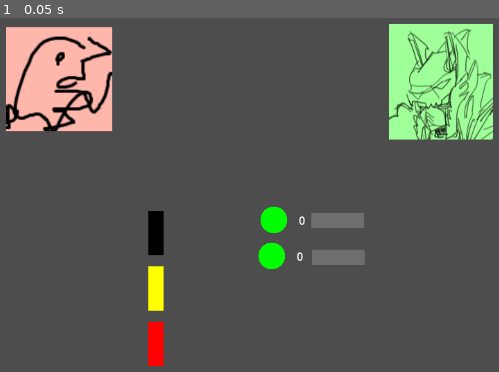
Above: before the commit, frame 1.
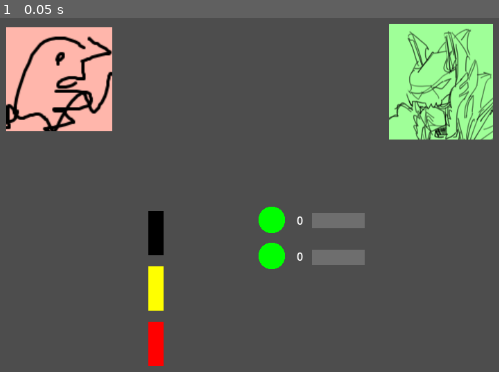
Above: after the commit, the same moment.

Repository: Wrygondryn/Megazord_BIGMODE2025
Game: Godot game, scene res://scenes/game.tscn
Same seed, same stepped clock (60 frames per second), same inputs: the game is played once before the commit and once after it.
Inputs:
- Up to frame 1 (0.05 s): no input

The runs differ from the first frame. In frame 1, 0.1% of the frame differs, in the area x 51-74%, y 53-61%.

Commit message:
Jack Removal
Jacks are now removed when released over the dispensers they came from.

Diff:
--- a/scenes/game.tscn
+++ b/scenes/game.tscn
@@ -31,7 +31,7 @@
 [node name="Sockets" type="Node2D" parent="Dashboard"]
 
 [node name="Socket" parent="Dashboard/Sockets" node_paths=PackedStringArray("module") instance=ExtResource("3_y3a8c")]
-position = Vector2(38, 41)
+position = Vector2(35, 41)
 module = NodePath("../../ChargableModules/ChargableModule")
 
 [node name="Socket2" parent="Dashboard/Sockets" node_paths=PackedStringArray("module") instance=ExtResource("3_y3a8c")]
@@ -43,7 +43,7 @@
 [node name="ChargableModules" type="Node2D" parent="Dashboard"]
 
 [node name="ChargableModule" parent="Dashboard/ChargableModules" instance=ExtResource("5_llxl5")]
-position = Vector2(130, 42)
+position = Vector2(131, 42)
 module_data = ExtResource("6_7nf4m")
 
 [node name="ChargableModule2" parent="Dashboard/ChargableModules" instance=ExtResource("5_llxl5")]
--- a/scripts/dashboard.gd
+++ b/scripts/dashboard.gd
@@ -46,7 +46,7 @@
 	if held_jack != null:
 		handle_held_jack()
 	else:
-		process_jack_dispenser()
+		process_jack_retrieval()
 
 	if Input.is_action_just_released("left_click"):
 		if held_jack != null:
@@ -119,7 +119,7 @@
 		var mouse_pos = get_local_mouse_position()
 		held_jack.transform.origin = mouse_pos + mouse_to_jack_centre
 
-func process_jack_dispenser():
+func process_jack_retrieval():
 	var mouse_pos = get_local_mouse_position()
 
 	#Detect if we clicked on a jack dispenser
@@ -149,6 +149,12 @@
 	if should_connect_held_jack:
 		var new_connection := JackSocketConnection.new(held_jack.get_instance_id(), intersecting_socket.get_instance_id())
 		connections.append(new_connection)
+	else:
+		for jack_dispenser in jack_dispensers.get_children():
+			var dispenser_rect = jack_dispenser.get_node("Area2D/CollisionShape2D").shape.get_rect()
+			dispenser_rect.position = jack_dispenser.global_position - dispenser_rect.size / 2.0
+			if dispenser_rect.has_point(held_jack.end_point) && dispenser_rect.has_point(held_jack.global_position):
+				jacks.remove_child(held_jack)
 
 	recalculate_module_cooldowns()
 
--- a/scripts/jack.gd
+++ b/scripts/jack.gd
@@ -5,7 +5,6 @@
 @onready var line: Line2D = $Line2D
 @onready var sprite: Sprite2D = $Sprite2D
 
-var connected_socket: Node2D = null
 var end_point := Vector2(0.0, 0.0)
 
 var colour: Color = Color.BLACK
